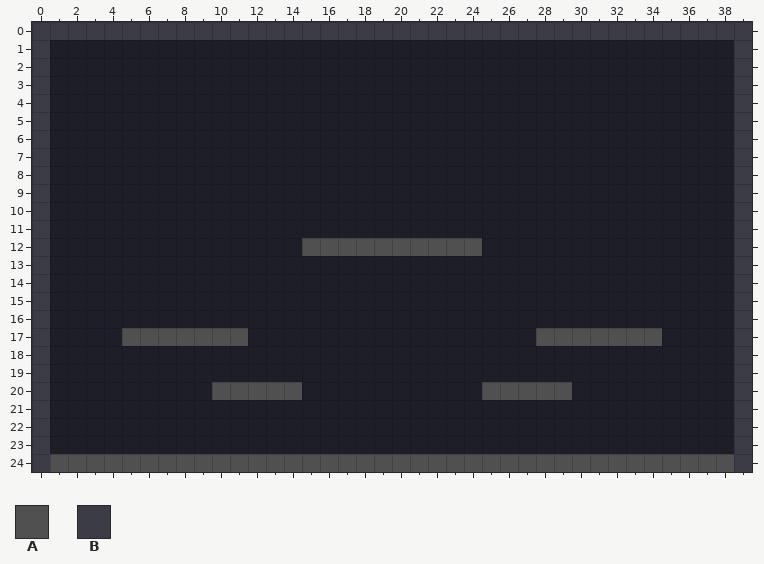
Tiled map -- GorelordsBrawler/Content/maps/arena1.tmx. Above: the version before the commit.
Cells are 32x32 px. Shown: x 0..39, y 0..24.
Key: from "arena": A 1, B 2.
_ is an empty cell, # one hidden under a higher layer.
Layers that did not change in this view are not listed.
Layer "collision" before, first column x 0:
 0 BBBBBBBBBBBBBBBBBBBBBBBBBBBBBBBBBBBBBBBB
 1 B______________________________________B
 2 B______________________________________B
 3 B______________________________________B
 4 B______________________________________B
 5 B______________________________________B
 6 B______________________________________B
 7 B______________________________________B
 8 B______________________________________B
 9 B______________________________________B
10 B______________________________________B
11 B______________________________________B
12 B______________AAAAAAAAAA______________B
13 B______________________________________B
14 B______________________________________B
15 B______________________________________B
16 B______________________________________B
17 B____AAAAAAA________________AAAAAAA____B
18 B______________________________________B
19 B______________________________________B
20 B_________AAAAA__________AAAAA_________B
21 B______________________________________B
22 B______________________________________B
23 B______________________________________B
24 BAAAAAAAAAAAAAAAAAAAAAAAAAAAAAAAAAAAAAAB
After:
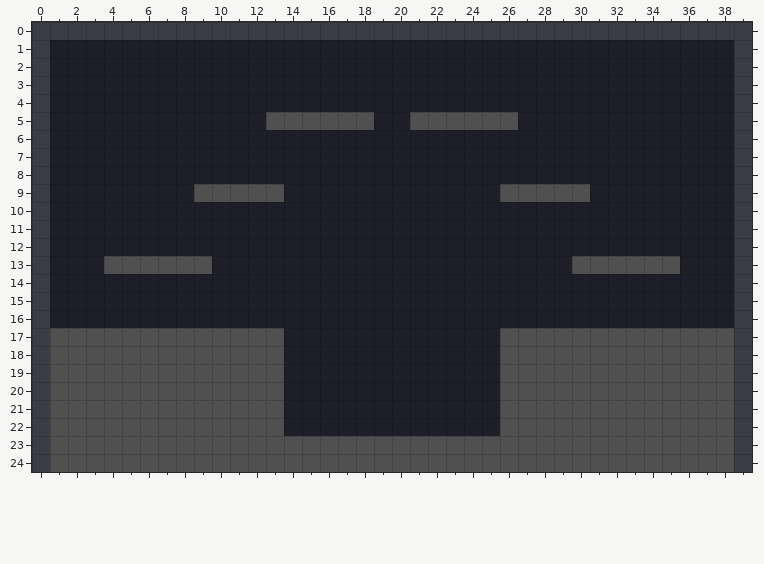
Edits made:
Layer "platforms":
y 12: x 15..24 ########## -> __________
y 20: x 14 # -> _; x 25 # -> _
Layer "collision":
y 5: x 13..18 ______ -> AAAAAA; x 21..26 ______ -> AAAAAA
y 9: x 9..13 _____ -> AAAAA; x 26..30 _____ -> AAAAA
y 12: x 15..24 AAAAAAAAAA -> __________
y 13: x 4..9 ______ -> AAAAAA; x 30..35 ______ -> AAAAAA
y 17: x 1..4 ____ -> AAAA; x 12..13 __ -> AA; x 26..27 __ -> AA; x 35..38 ____ -> AAAA
y 18..19: x 1..13 _____________ -> AAAAAAAAAAAAA; x 26..38 _____________ -> AAAAAAAAAAAAA
y 20: x 1..9 _________ -> AAAAAAAAA; x 14 A -> _; x 25 A -> _; x 30..38 _________ -> AAAAAAAAA
y 21..22: x 1..13 _____________ -> AAAAAAAAAAAAA; x 26..38 _____________ -> AAAAAAAAAAAAA
y 23: x 1..38 ______________________________________ -> AAAAAAAAAAAAAAAAAAAAAAAAAAAAAAAAAAAAAA
